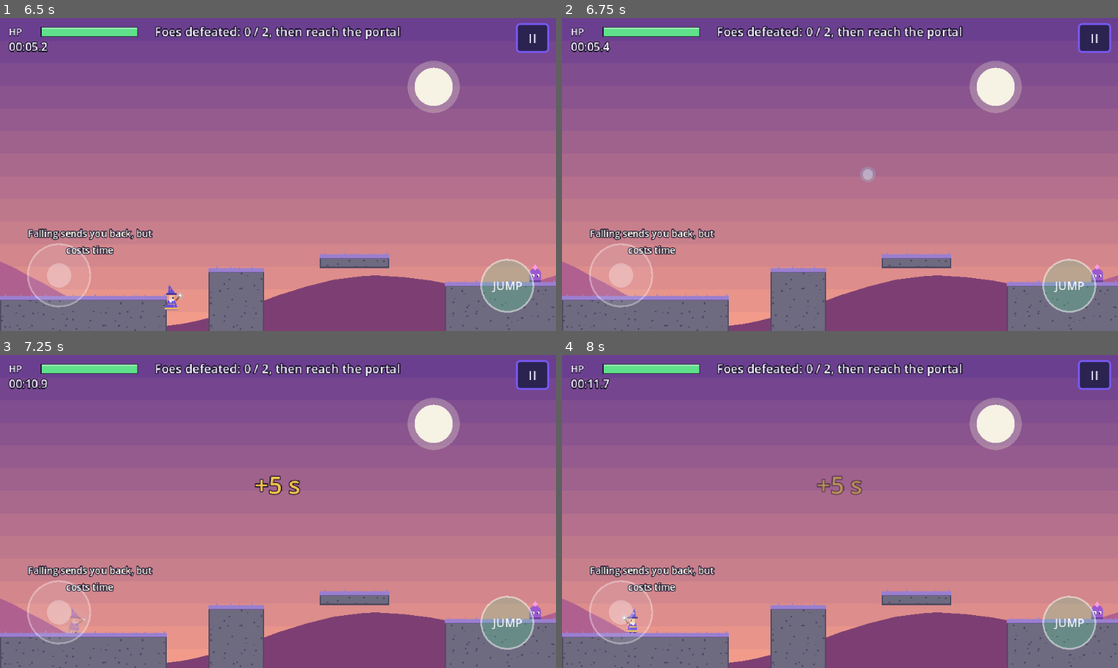
Above: before the commit, frames 1-4 (two rows, left to right).
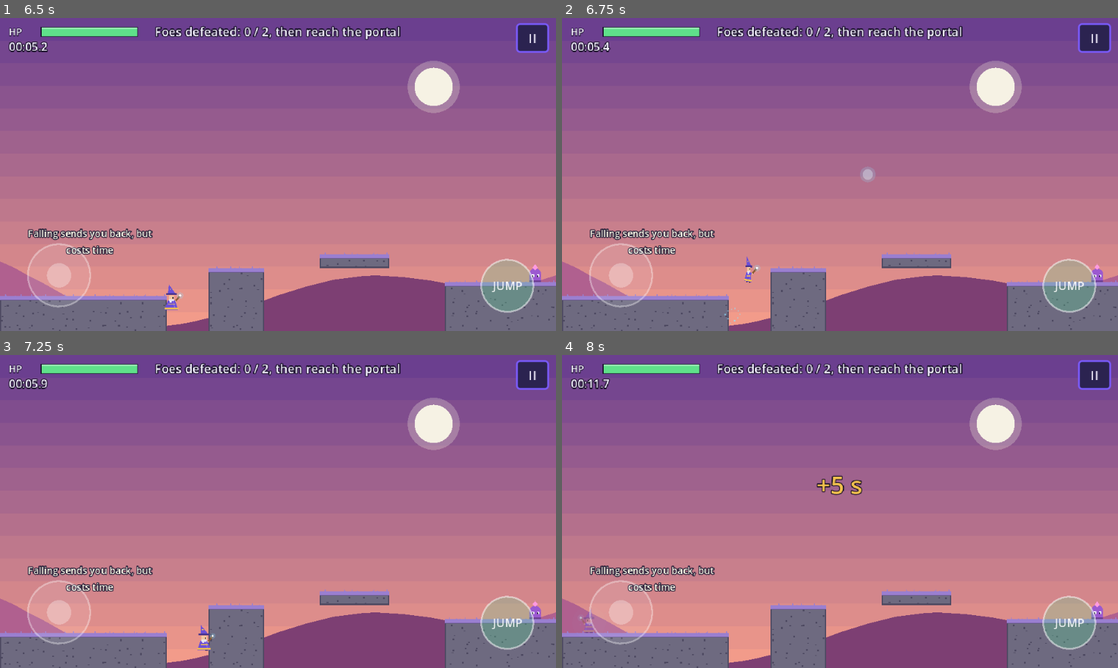
Above: after the commit, the same moments.

Repository: Lynnield/Arcane
Game: Godot game, scene res://scenes/levels/level_2.tscn
Same seed, same stepped clock (60 frames per second), same inputs: the game is played once before the commit and once after it. This scene is started directly instead of the project's main scene.
Inputs (mouse positions are in pixels of both pictures, inside the frame that each line leads up to):
- Up to frame 1 (6.5 s): click "II" at 0.5 s; click "Restart" at 1.25 s; tap Enter at 2 s; move the mouse to (400, 158) at 2.02 s; hold D (move_right) 2.03-2.75 s; hold Space (jump) 2.03-2.75 s; click (400, 158) at 2.17 s; drag from (166, 190) to (250, 237) at 2.77 s; move the mouse to (333, 105) at 3.52 s; hold A (move_left) 3.53-4.25 s; hold Space (jump) 3.53-4.25 s; drag from (250, 237) to (111, 127) at 4.27 s; move the mouse to (444, 221) at 5.02 s; hold D (move_right) 5.03-5.75 s; hold Space (jump) 5.03-5.75 s; drag from (111, 127) to (194, 96) at 5.77 s
- Up to frame 2 (6.75 s): move the mouse to (867, 174) at 6.52 s; hold D (move_right) from 6.53 s (still down); hold Space (jump) from 6.53 s (still down); click (867, 174) at 6.67 s
- Up to frame 3 (7.25 s): keep holding D (move_right); keep holding Space (jump)
- Up to frame 4 (8 s): release D (move_right) at 7.25 s; release Space (jump) at 7.25 s; drag from (756, 433) to (728, 527) at 7.27 s

Frame 1 is identical in both runs. In frame 2, 0.1% of the frame differs, in the area x 29-36%, y 76-98%; in frame 3, 0.5%, in the area x 4-54%, y 7-95%; in frame 4, 0.4%.

Commit message:
feat: double jump with twirl animation
Pressing jump again while airborne gives one extra, slightly weaker jump (290 vs 330 px/s), reset on landing or respawn. The wizard twirls with a sparkle burst and a rising chime; the twirl is detected from velocity so it also shows for the opponent online. The Level 1 tutorial sign mentions it. Single-jump reach is unchanged.

Diff:
--- a/scripts/autoload/sfx.gd
+++ b/scripts/autoload/sfx.gd
@@ -18,6 +18,7 @@
 		add_child(p)
 		_players.append(p)
 	_sounds["jump"] = _tone(300.0, 600.0, 0.12, "square", 0.18)
+	_sounds["double_jump"] = _tone(600.0, 1300.0, 0.16, "sine", 0.3)
 	_sounds["shoot"] = _tone(900.0, 300.0, 0.18, "square", 0.16)
 	_sounds["enemy_shoot"] = _tone(500.0, 200.0, 0.18, "sine", 0.3)
 	_sounds["hit"] = _tone(400.0, 80.0, 0.14, "noise", 0.3)
--- a/scripts/player.gd
+++ b/scripts/player.gd
@@ -6,6 +6,7 @@
 signal health_changed(current: int, maximum: int)
 signal hurt
 signal jumped
+signal double_jumped
 signal respawned
 signal died
 signal fired(origin: Vector2, velocity: Vector2)
@@ -42,6 +43,7 @@
 var visual: WizardVisual
 
 var _coyote := 0.0
+var _air_jumps := 0
 var _jump_buffer := 0.0
 var _cooldown := 0.0
 var _remote_target := Vector2.ZERO
@@ -95,6 +97,8 @@
 
 	_jump_buffer = Tuning.JUMP_BUFFER if want_jump else _jump_buffer - delta
 	_coyote = Tuning.COYOTE_TIME if is_on_floor() else _coyote - delta
+	if is_on_floor():
+		_air_jumps = Tuning.AIR_JUMPS
 
 	var gravity := Tuning.PLAYER_GRAVITY
 	if holding_jump and absf(velocity.y) < Tuning.APEX_HANG_SPEED:
@@ -106,6 +110,13 @@
 		_coyote = 0.0
 		Sfx.play("jump")
 		jumped.emit()
+	elif want_jump and _coyote <= 0.0 and _air_jumps > 0:
+		# A fresh press while airborne spends one air jump.
+		velocity.y = Tuning.DOUBLE_JUMP_VELOCITY
+		_air_jumps -= 1
+		_jump_buffer = 0.0
+		Sfx.play("double_jump")
+		double_jumped.emit()
 	# Releasing jump early gives a shorter hop.
 	if velocity.y < 0.0 and not holding_jump:
 		velocity.y += Tuning.PLAYER_GRAVITY * delta
@@ -192,6 +203,7 @@
 	global_position = at
 	_remote_target = at
 	velocity = Vector2.ZERO
+	_air_jumps = Tuning.AIR_JUMPS
 
 
 func set_remote_state(pos: Vector2, vel: Vector2, new_facing: int, is_aiming: bool, aim_vel: Vector2) -> void:
--- a/scripts/tuning.gd
+++ b/scripts/tuning.gd
@@ -16,6 +16,9 @@
 ## Near the top of a held jump gravity is reduced for a brief, floaty hang.
 const APEX_HANG_SPEED := 40.0
 const APEX_GRAVITY_SCALE := 0.6
+## Extra jumps allowed in the air (pressing jump again while airborne).
+const AIR_JUMPS := 1
+const DOUBLE_JUMP_VELOCITY := -290.0
 const COYOTE_TIME := 0.1
 const JUMP_BUFFER := 0.12
 const PLAYER_MAX_HEALTH := 100
--- a/scripts/wizard_visual.gd
+++ b/scripts/wizard_visual.gd
@@ -7,7 +7,8 @@
 ##
 ## Animations: idle breathing and blinking, run cycle with lean and robe trail,
 ## jump stretch, fall billow, landing squash with dust, turn squash, aim glow
-## and sparks, cast recoil and flash, hurt knock-back tilt, respawn sparkles.
+## and sparks, cast recoil and flash, hurt knock-back tilt, respawn sparkles,
+## and a twirl with a sparkle burst on double jump.
 
 const SKIN := Color("f1c7a0")
 const EYE := Color("1b1530")
@@ -15,6 +16,7 @@
 const BOOT := Color("2a1f3d")
 const WAND := Color("8a5a32")
 const SQUASH_LIMIT := 0.3
+const TWIRL_TIME := 0.35
 
 var player: Player
 
@@ -33,6 +35,8 @@
 var _last_facing := 1
 var _was_grounded := true
 var _fall_speed := 0.0
+var _prev_vy := 0.0
+var _twirl := 0.0
 
 
 func _ready() -> void:
@@ -63,6 +67,12 @@
 		var impact := clampf(_fall_speed / Tuning.MAX_FALL_SPEED, 0.25, 1.0)
 		_kick(Vector2(1.0 + 0.25 * impact, 1.0 - 0.25 * impact))
 		Vfx.dust(_world(), p.global_position, int(3 + 6 * impact))
+	# A sudden upward kick while already airborne is a double jump. Detecting it
+	# from velocity also animates the other phone's wizard in online duels.
+	if not grounded and not _was_grounded and p.velocity.y < _prev_vy - 150.0:
+		_on_double_jump()
+	_prev_vy = p.velocity.y
+	_twirl = maxf(_twirl - delta, 0.0)
 	if not grounded:
 		_fall_speed = maxf(p.velocity.y, 0.0)
 	_was_grounded = grounded
@@ -135,6 +145,12 @@
 	Vfx.dust(_world(), player.global_position, 4)
 
 
+func _on_double_jump() -> void:
+	_twirl = TWIRL_TIME
+	_kick(Vector2(0.85, 1.15))
+	Vfx.sparkle(_world(), player.global_position, player.orb_color, 10)
+
+
 func _on_hurt() -> void:
 	_hurt_tilt = -0.35 * player.facing
 	_kick(Vector2(1.15, 0.85))
@@ -153,9 +169,17 @@
 	Vfx.sparkle(_world(), player.global_position + Vector2(0, -12), player.orb_color)
 
 
+## Squash and stretch, plus the double-jump twirl (a two-turn flip on x).
+func _body_scale() -> Vector2:
+	var s := _scale
+	if _twirl > 0.0:
+		s.x *= cos((1.0 - _twirl / TWIRL_TIME) * TAU * 2.0)
+	return s
+
+
 ## Body point (feet-origin space) after squash, tilt and recoil.
 func _body(point: Vector2, offset: Vector2) -> Vector2:
-	return offset + (point * _scale).rotated(_tilt)
+	return offset + (point * _body_scale()).rotated(_tilt)
 
 
 func _draw() -> void:
@@ -174,7 +198,7 @@
 	if _respawn_glow > 0.0:
 		draw_circle(Vector2(0, -12), 16.0 * (1.0 - _respawn_glow / 0.6) + 6.0, Color(p.orb_color, _respawn_glow * 0.5))
 
-	draw_set_transform(offset, _tilt, _scale)
+	draw_set_transform(offset, _tilt, _body_scale())
 
 	# Feet
 	var step := sin(_run_phase) if running else 0.0
--- a/scripts/world/level_data.gd
+++ b/scripts/world/level_data.gd
@@ -58,7 +58,7 @@
 				"exit": Vector2i(68, 18),
 				"signs": [
 					[Vector2i(4, 13), "Move with the left stick (or A / D)"],
-					[Vector2i(16, 12), "Tap JUMP (or Space) to hop up"],
+					[Vector2i(16, 11), "Tap JUMP (or Space) to hop up - tap again in the air to double jump"],
 					[Vector2i(30, 11), "Touch the right side, pull BACK and release to cast"],
 					[Vector2i(44, 13), "Hit the target dummy"],
 					[Vector2i(61, 13), "Defeat every foe to open the portal"],
